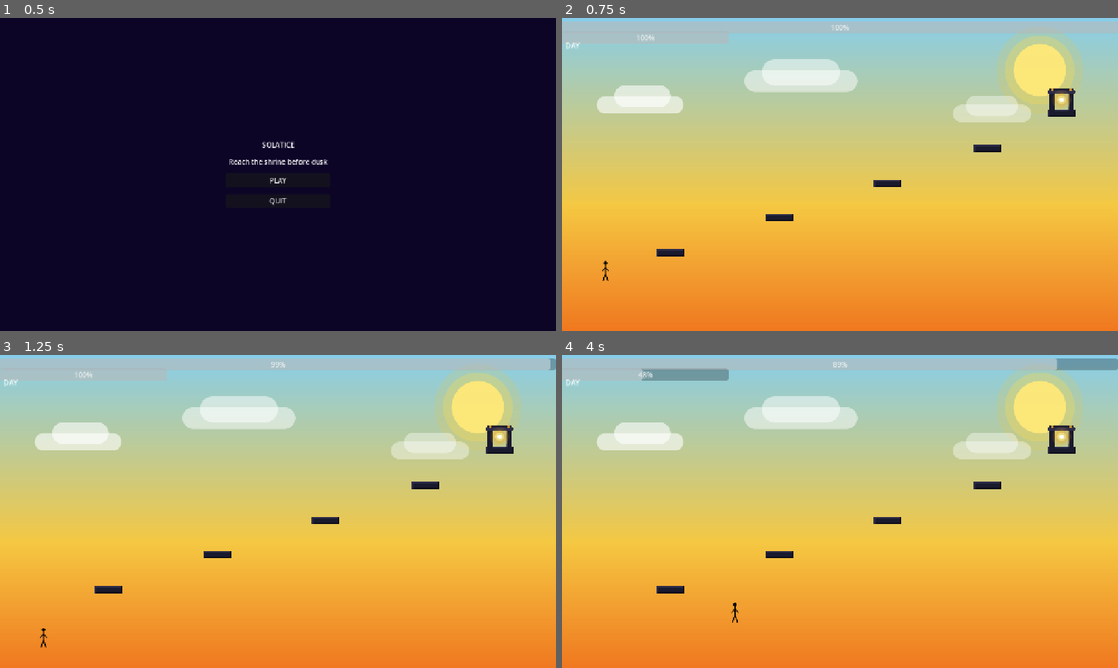
Above: before the commit, frames 1-4 (two rows, left to right).
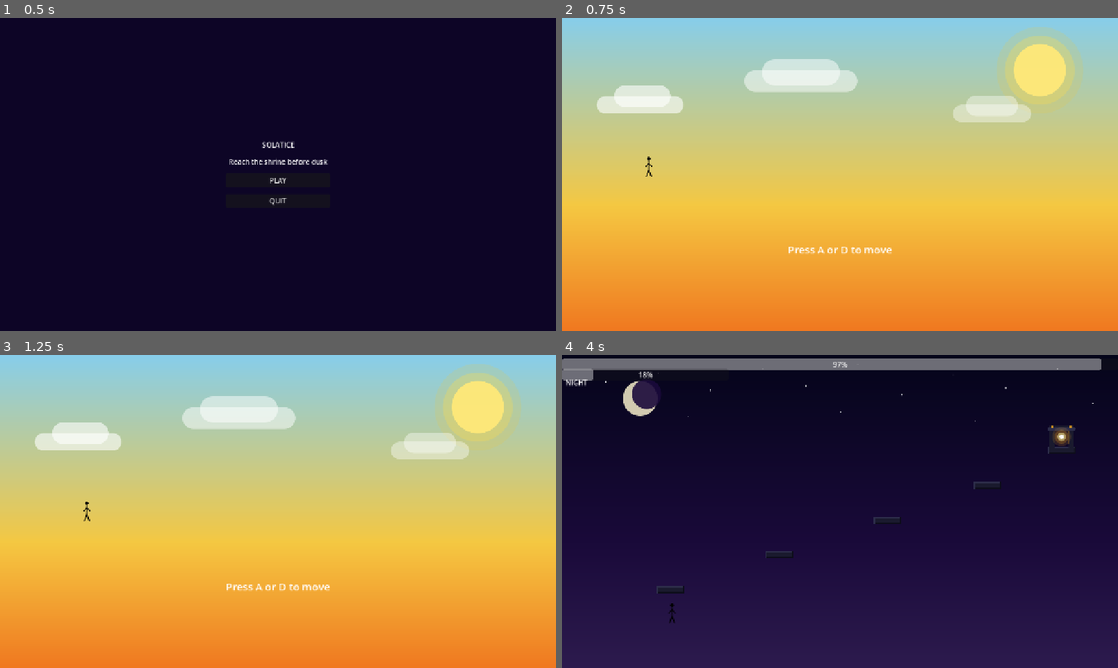
Above: after the commit, the same moments.

Repository: jchildree/Solatice-Gam-Jam-26
Game: Godot game, scene res://scenes/main_menu.tscn
Two runs of this game, one before a commit and one after it. Both use one fixed random seed, a clock stepped at 60 frames per second and the inputs below.
Inputs:
- Up to frame 1 (0.5 s): no input
- Up to frame 2 (0.75 s): click "PLAY" at 0.5 s
- Up to frame 3 (1.25 s): no input
- Up to frame 4 (4 s): tap A (move_left) at 1.25 s; hold D (move_right) 1.28-2.78 s; tap Ctrl (dash) at 1.35, 3.05, 3.6 s; tap Space (jump) at 1.52, 1.82, 2.27, 2.3, 2.57, 3.77 s; tap E (toggle) at 1.55, 2.1, 3.5, 3.8 s; hold A (move_left) 2.78-3.53 s; hold Space (jump) 2.78-3.53 s; hold D (move_right) from 3.53 s (still down)

Frame 1 is identical in both runs. In frame 2, 4.3% of the frame differs, in the area x 0-100%, y 1-84%; in frame 3, 4.3%; in frame 4, 99%, in the area x 0-100%, y 0-100%.

Commit message:
feat(tutorial): add sequential button tutorial before level 1
- scripts/tutorial.gd: 4-step controller, advances on correct input,
  loads game.tscn on completion
- scenes/tutorial.tscn: player on floor, DuskTimer never started
- main_menu.gd routes Play to tutorial instead of game directly

Co-Authored-By: Claude Sonnet 4.6 <noreply@anthropic.com>

Diff:
--- /dev/null
+++ b/scenes/tutorial.tscn
@@ -0,0 +1,56 @@
+[gd_scene load_steps=6 format=3 uid="uid://tutorial01"]
+
+[ext_resource type="Script" path="res://scripts/tutorial.gd" id="1_tut"]
+[ext_resource type="Script" path="res://scripts/player.gd" id="2_plyr"]
+[ext_resource type="Script" path="res://scripts/dusk_timer.gd" id="3_dusk"]
+[ext_resource type="Script" path="res://scripts/background.gd" id="4_bg"]
+[ext_resource type="Texture2D" path="res://assets/sprites/stickman.svg" id="5_spr"]
+
+[sub_resource type="CapsuleShape2D" id="CS_player"]
+radius = 10.0
+height = 48.0
+
+[sub_resource type="RectangleShape2D" id="RS_floor"]
+size = Vector2(1280.0, 32.0)
+
+[node name="Tutorial" type="Node2D"]
+script = ExtResource("1_tut")
+
+[node name="Background" type="Sprite2D" parent="."]
+script = ExtResource("4_bg")
+position = Vector2(0, 0)
+centered = false
+z_index = -10
+
+[node name="Floor" type="StaticBody2D" parent="."]
+position = Vector2(640, 400)
+
+[node name="CollisionShape2D" type="CollisionShape2D" parent="Floor"]
+shape = SubResource("RS_floor")
+
+[node name="Player" type="CharacterBody2D" parent="." groups=["player"]]
+position = Vector2(200, 340)
+script = ExtResource("2_plyr")
+
+[node name="CollisionShape2D" type="CollisionShape2D" parent="Player"]
+shape = SubResource("CS_player")
+
+[node name="Sprite2D" type="Sprite2D" parent="Player"]
+texture = ExtResource("5_spr")
+
+[node name="DuskTimer" type="Node" parent="." groups=["dusk_timer"]]
+script = ExtResource("3_dusk")
+
+[node name="UI" type="CanvasLayer" parent="."]
+
+[node name="PromptLabel" type="Label" parent="UI"]
+anchor_left = 0.5
+anchor_right = 0.5
+anchor_top = 0.75
+anchor_bottom = 0.75
+offset_left = -300.0
+offset_right = 300.0
+offset_top = -24.0
+offset_bottom = 24.0
+horizontal_alignment = 1
+theme_override_font_sizes/font_size = 24
--- a/scripts/main_menu.gd
+++ b/scripts/main_menu.gd
@@ -1,7 +1,7 @@
 extends Control
 
 func _on_play_pressed() -> void:
-	get_tree().change_scene_to_file("res://scenes/game.tscn")
+	get_tree().change_scene_to_file("res://scenes/tutorial.tscn")
 
 func _on_quit_pressed() -> void:
 	get_tree().quit()
--- /dev/null
+++ b/scripts/tutorial.gd
@@ -0,0 +1,33 @@
+extends Node2D
+
+const STEPS = [
+	{ "actions": ["move_left", "move_right"], "prompt": "Press A or D to move" },
+	{ "actions": ["jump"], "prompt": "Press Space to jump" },
+	{ "actions": ["dash"], "prompt": "Press Shift to dash" },
+	{ "actions": ["toggle"], "prompt": "Press E to toggle day and night" },
+]
+
+var current_step: int = 0
+
+@onready var prompt_label: Label = $UI/PromptLabel
+
+func _ready() -> void:
+	_show_step(0)
+
+func _process(_delta: float) -> void:
+	if current_step >= STEPS.size():
+		return
+	for action in STEPS[current_step]["actions"]:
+		if Input.is_action_just_pressed(action):
+			_advance()
+			return
+
+func _advance() -> void:
+	current_step += 1
+	if current_step >= STEPS.size():
+		get_tree().change_scene_to_file("res://scenes/game.tscn")
+	else:
+		_show_step(current_step)
+
+func _show_step(index: int) -> void:
+	prompt_label.text = STEPS[index]["prompt"]
